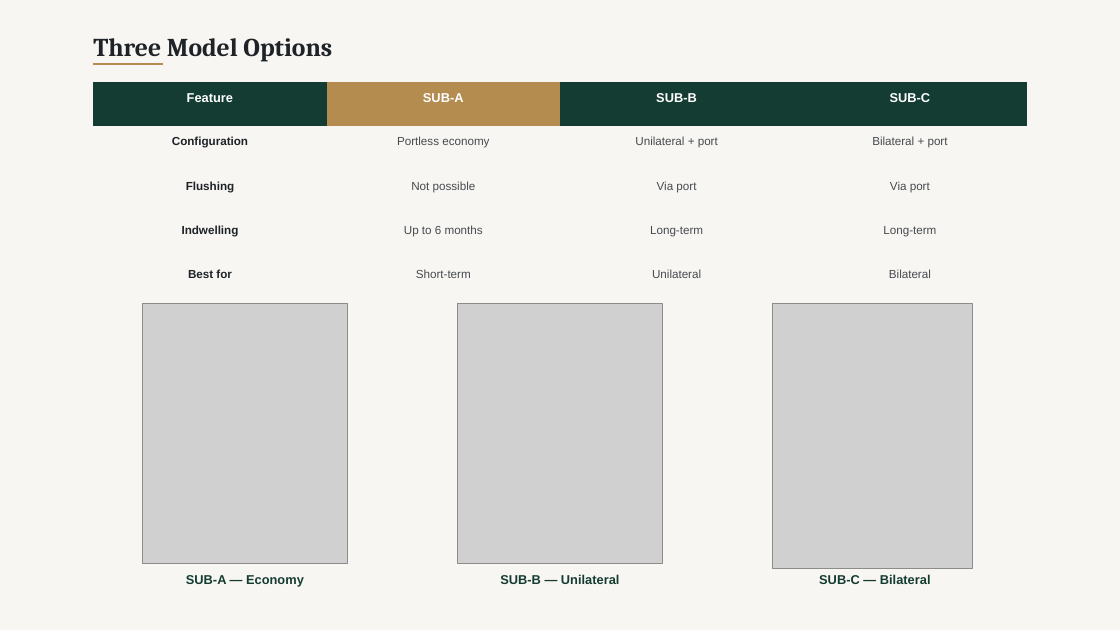
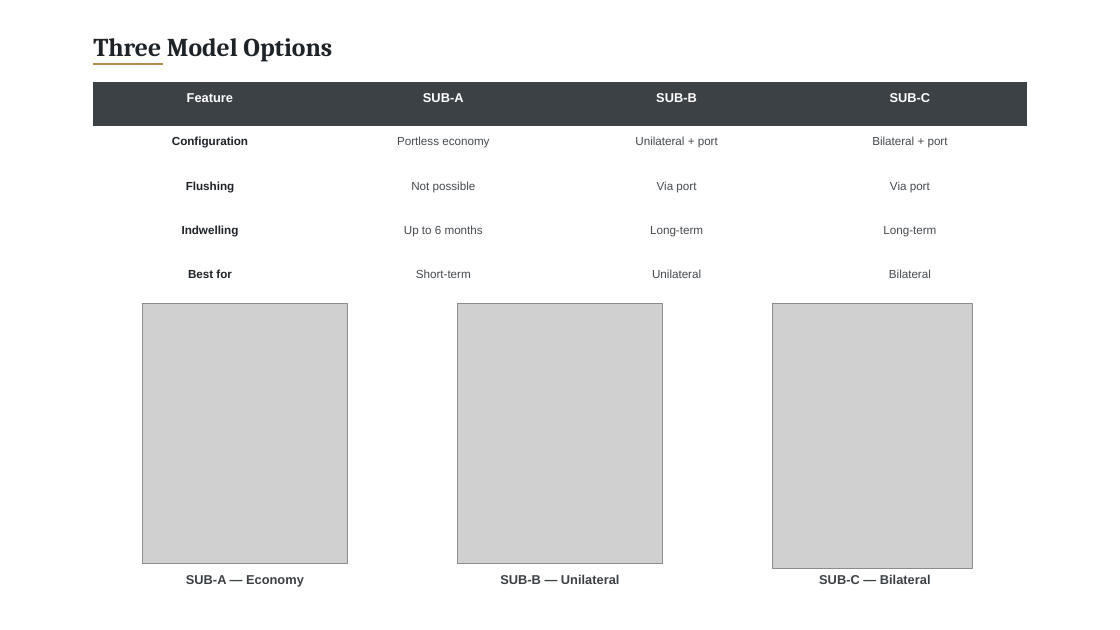
Before and after one commit to pikrosart-jpg/Material, a slide deck: slide 4 of Feline_SUB_System_Introduction_v72.pptx. Drawn at 1120x630 pixels with LibreOffice and Linux fonts; fonts in the diff are those of the drawing; grey boxes stand for pictures. Boxes give left, top, right and bottom in pixels: in the first picture for what was removed or moved away, otherwise in the second. Text is boxed around its words. In the diff, an @@ line names an element or a change of style, - is before the commit and + after.

```diff
--- a/Feline_SUB_System_Introduction_v72.pptx
+++ b/Feline_SUB_System_Introduction_v72.pptx
@@ background #F8F6F2 to #FFFFFF @@
@@ table at (93, 82, 1028, 303) @@
@@ fill #143C32 to #3C4146 in 3 cells @@
@@ fill #B48C50 to #3C4146 in row 1, column 2 @@
@@ text colour #143C32 to #3C4146 in 3 elements at (186, 575, 304, 587), (500, 574, 620, 584), (819, 574, 931, 584) @@
```
Also in this commit, not shown: 8 other slides changed.
